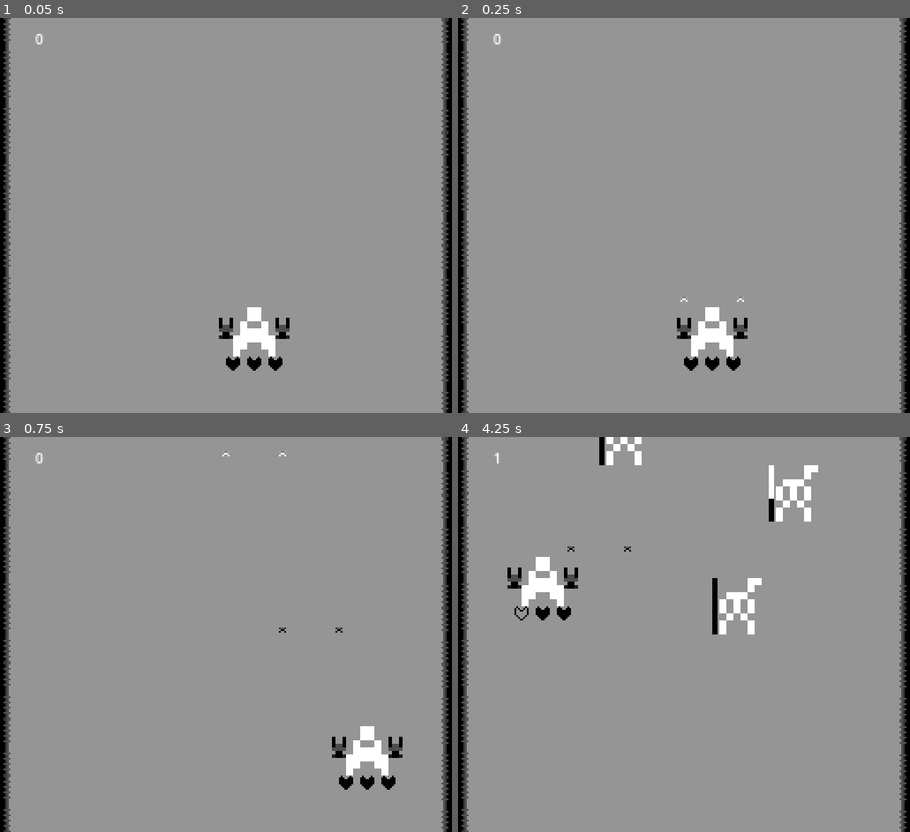
Above: before the commit, frames 1-4 (two rows, left to right).
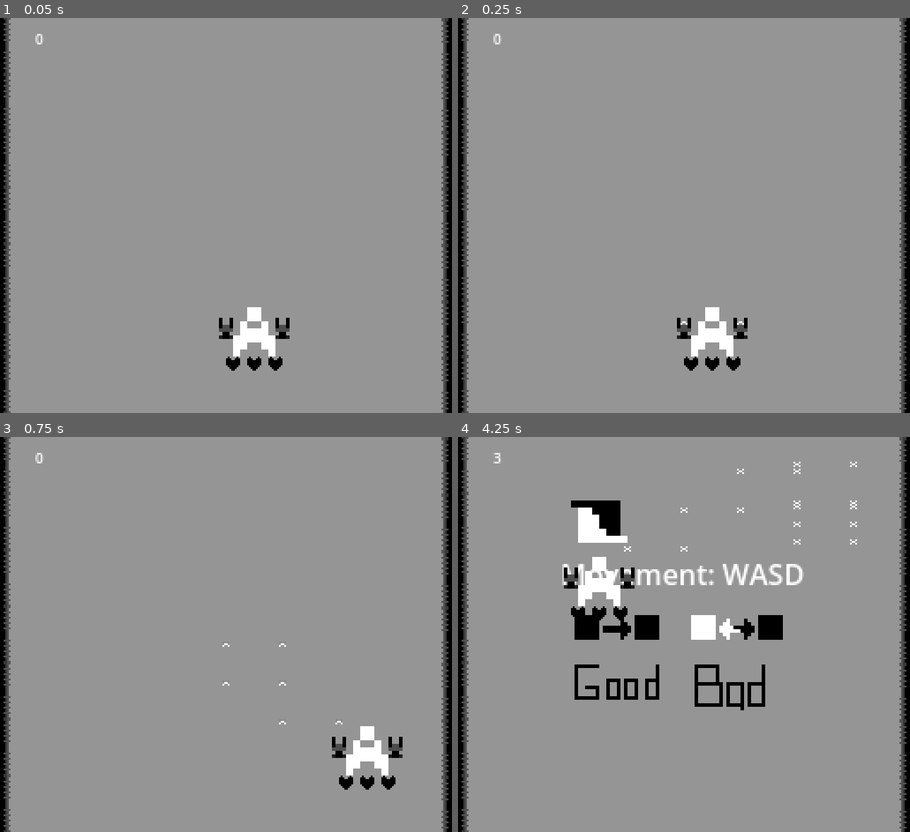
Above: after the commit, the same moments.

Repository: robotnik-dev/IGJ5
Game: Godot game, scene res://main.tscn
Two runs of this game, one before a commit and one after it. Both use one fixed random seed, a clock stepped at 60 frames per second and the inputs below.
Inputs:
- Up to frame 1 (0.05 s): no input
- Up to frame 2 (0.25 s): no input
- Up to frame 3 (0.75 s): tap Enter at 0.5 s; hold D (move_right) from 0.53 s (still down); hold Space (shoot) from 0.53 s (still down)
- Up to frame 4 (4.25 s): release D (move_right) at 1.28 s; release Space (shoot) at 1.28 s; hold S (move_down) 1.28-2.03 s; tap Space (shoot) at 1.35, 2.85 s; hold D (move_right) 2.03-2.78 s; hold Space (shoot) 2.03-2.78 s; tap Enter at 2.75 s; hold W (move_up) 2.78-3.53 s; hold A (move_left) from 3.53 s (still down); hold Space (shoot) from 3.53 s (still down); tap Escape (ui_cancel) at 4.15 s

Frame 1 is identical in both runs. In frame 2, less than 0.1% of the frame differs, in the area x 49-64%, y 70-78%; in frame 3, less than 0.1%; in frame 4, 8.6%, in the area x 7-89%, y 0-70%.

Commit message:
done ecxept start screen

Diff:
--- a/Enemies/enemy.gd
+++ b/Enemies/enemy.gd
@@ -8,14 +8,21 @@
 var current_map_pos: Vector2i
 
 var alignment: AlignmentComponent.Alignment:
-	get:
-		return alignment_component.alignment
 	set(value):
 		alignment = value
-		alignment_component.alignment = alignment
+		if alignment_component:
+			alignment_component.alignment = alignment
 
+func change_alignment() -> void:
+	match alignment:
+		AlignmentComponent.Alignment.WHITE:
+			alignment = AlignmentComponent.Alignment.BLACK
+		AlignmentComponent.Alignment.BLACK:
+			alignment = AlignmentComponent.Alignment.WHITE
 
 func _ready() -> void:
 	var start_pos = Playfield.local_to_map(global_position)
 	global_position = Playfield.map_to_local(start_pos)
 	current_map_pos = start_pos
+
+	self.alignment = alignment
--- a/Enemies/enemy_spawner.gd
+++ b/Enemies/enemy_spawner.gd
@@ -3,7 +3,14 @@
 var enemy_scene: PackedScene = preload("res://Enemies/enemy.tscn")
 
 @onready var spawn_line: PathFollow2D = $Path2D/SpawnLine
+@onready var spawn_timer: Timer = $SpawnTimer
+@onready var move_timer: Timer = $MoveTimer
 
+func _ready() -> void:
+	PlayerStats.score_changed.connect(_score_changed)
+
+func _score_changed(score: int) -> void:
+	move_timer.wait_time = (1.1 - PlayerStats.enemy_speed)
 
 func new_game() -> void:
 	for child in get_children():
@@ -12,11 +19,10 @@
 
 # ratio between 0 and 1
 func spawn_enemy_at_ratio(ratio: float) -> void:
-	var enemy = enemy_scene.instantiate()
+	var enemy = enemy_scene.instantiate() as Enemy
 	spawn_line.progress_ratio = ratio
-
 	enemy.global_position = spawn_line.global_position
-
+	enemy.alignment = Playfield.global_alignment
 	add_child(enemy)
 
 func move_all_enemies_down() -> void:
@@ -24,7 +30,6 @@
 
 	for enemy in enemies:
 		Playfield.move_enemy_to(enemy.current_map_pos + Vector2i.DOWN, enemy)
-
 
 func _on_spawn_timer_timeout() -> void:
 	spawn_enemy_at_ratio(randf())
--- a/Globals/player_stats.gd
+++ b/Globals/player_stats.gd
@@ -4,10 +4,27 @@
 
 var attack_speed = 5.0
 var move_speed = 0.3
-var decceleration = 15
-var acceleration = 40
+
+var bullet_damage: int = 1
+var bullet_speed: float = 100.0
+var bullet_size: float = 0.2
+var enemy_speed: float = 0.1:
+	set(value):
+		enemy_speed = clampf(value, 0.1, 1.0)
 
 var score: int = 0:
 	set(value):
 		score = value
 		score_changed.emit(score)
+
+		if score % 10 == 0:
+			bullet_size += 0.01
+
+		if score % 20 == 0:
+			bullet_speed += 10.0
+
+		if score % 40 == 0:
+			bullet_damage += 1
+
+		if score % 25 == 0:
+			enemy_speed += 0.1
--- a/Globals/playfield.gd
+++ b/Globals/playfield.gd
@@ -1,4 +1,6 @@
 extends TileMap
+
+signal enemy_alignment_changed
 
 var oob_right: int = 7
 var oob_left: int = 0
@@ -8,12 +10,27 @@
 var spawn_area_top_left: Vector2i = Vector2i(3, -5)
 var spawn_area_bottom_right: Vector2i = Vector2i(28, -4)
 
+var global_alignment: AlignmentComponent.Alignment = AlignmentComponent.Alignment.WHITE:
+	set(value):
+		global_alignment = value
+		enemy_alignment_changed.emit()
+
 # {entity: Node2D, map_pos: Vector2i}
 var occupied_cells: Dictionary = {}
 
 func _ready() -> void:
 	tile_set = TileSet.new()
 	tile_set.tile_size = Vector2i(32,32)
+
+func change_global_alignment() -> void:
+	var enemies = get_tree().get_nodes_in_group("Enemy")
+	for enemy in enemies:
+		enemy.change_alignment()
+	match global_alignment:
+		AlignmentComponent.Alignment.WHITE:
+			global_alignment = AlignmentComponent.Alignment.BLACK
+		AlignmentComponent.Alignment.BLACK:
+			global_alignment = AlignmentComponent.Alignment.WHITE
 
 func move_spaceship_to(map_pos: Vector2i, entity: Node2D) -> void:
 	var next_pos: Vector2i = map_pos
@@ -27,8 +44,9 @@
 	entity.current_map_pos = local_to_map(entity.global_position)
 
 func move_enemy_to(map_pos: Vector2i, enemy: Node2D) -> void:
-#	if map_pos in occupied_cells.values():
-#		print("occupied")
+	if map_pos in occupied_cells.values():
+		print("occupied")
+#		return
 
 	occupied_cells.erase(enemy)
 	enemy.global_position = map_to_local(map_pos)
--- /dev/null
+++ b/Help.gd
@@ -0,0 +1,6 @@
+extends Control
+
+func _unhandled_input(event: InputEvent) -> void:
+	if event.is_action_pressed("ui_cancel"):
+		get_tree().paused = !get_tree().paused
+		visible = !visible
--- /dev/null
+++ b/Pickup/pickup.gd
@@ -0,0 +1,15 @@
+extends Area2D
+class_name BWPickup
+
+func _ready() -> void:
+	var start_pos = Playfield.local_to_map(global_position)
+	global_position = Playfield.map_to_local(start_pos)
+
+func _on_area_entered(area: Area2D) -> void:
+	if area.owner is Spaceship:
+		area.owner.change_bullet_alignment()
+		PlayerStats.score += 5
+	elif area.owner is Enemy:
+		Playfield.change_global_alignment()
+
+	queue_free()
--- /dev/null
+++ b/Pickup/pickup.tscn
@@ -0,0 +1,20 @@
+[gd_scene load_steps=4 format=3 uid="uid://bxkh00vrx7rfy"]
+
+[ext_resource type="Script" path="res://Pickup/pickup.gd" id="1_cbceb"]
+[ext_resource type="Texture2D" uid="uid://bpt57dyf5coqr" path="res://Assets/pickup.png" id="1_sm3u2"]
+
+[sub_resource type="RectangleShape2D" id="RectangleShape2D_ohjdv"]
+
+[node name="Pickup" type="Area2D"]
+collision_layer = 0
+collision_mask = 6
+monitorable = false
+script = ExtResource("1_cbceb")
+
+[node name="Sprite2D" type="Sprite2D" parent="."]
+texture = ExtResource("1_sm3u2")
+
+[node name="CollisionShape2D" type="CollisionShape2D" parent="."]
+shape = SubResource("RectangleShape2D_ohjdv")
+
+[connection signal="area_entered" from="." to="." method="_on_area_entered"]
--- /dev/null
+++ b/Pickup/pickup_spawner.gd
@@ -0,0 +1,31 @@
+extends Node2D
+
+var pickUp: PackedScene = preload("res://Pickup/pickup.tscn")
+
+@onready var spawn_line: PathFollow2D = $Path2D/SpawnLine
+
+var gameover: bool = false
+
+func game_over() -> void:
+	gameover = true
+
+func new_game() -> void:
+	gameover = false
+	for child in get_children():
+		if child is BWPickup:
+			remove_child(child)
+
+# ratio between 0 and 1
+func spawn_at_ratio(ratio: float) -> void:
+	var pickup = pickUp.instantiate()
+	spawn_line.progress_ratio = ratio
+	pickup.global_position = spawn_line.global_position
+
+	add_child(pickup)
+
+func _on_pickup_timer_timeout() -> void:
+	if not gameover:
+		for child in get_children():
+			if child is BWPickup:
+				return
+		spawn_at_ratio(randf())
--- a/Spaceship/Guns/gun.gd
+++ b/Spaceship/Guns/gun.gd
@@ -2,9 +2,6 @@
 class_name Gun
 
 @export var bullet_alignment: AlignmentComponent.Alignment = AlignmentComponent.Alignment.WHITE
-@export var bullet_damage: int = 1
-@export var bullet_speed: float = 500.0
-@export var bullet_size: float = 0.2
 
 var bullet_scene = preload("res://Spaceship/Guns/Bullets/bullet.tscn")
 
@@ -15,9 +12,9 @@
 		global_position,
 		global_rotation,
 		bullet_alignment,
-		bullet_damage,
-		bullet_speed,
-		bullet_size
+		PlayerStats.bullet_damage,
+		PlayerStats.bullet_speed,
+		PlayerStats.bullet_size
 	)
 
 	add_child(bullet)
--- a/Spaceship/spaceship.gd
+++ b/Spaceship/spaceship.gd
@@ -8,8 +8,6 @@
 @onready var gun_2: Gun = $Guns/Gun2
 
 var alignment: AlignmentComponent.Alignment:
-	get:
-		return alignment_component.alignment
 	set(value):
 		alignment = value
 		alignment_component.alignment = alignment
@@ -57,6 +55,13 @@
 		Input.get_action_strength("move_down") - Input.get_action_strength("move_up")
 	)
 
+func change_ship_alignment() -> void:
+	match alignment:
+		AlignmentComponent.Alignment.WHITE:
+			alignment = AlignmentComponent.Alignment.BLACK
+		AlignmentComponent.Alignment.BLACK:
+			alignment = AlignmentComponent.Alignment.WHITE
+
 func change_bullet_alignment() -> void:
 	for child in guns.get_children():
 		match child.bullet_alignment:
--- a/main.gd
+++ b/main.gd
@@ -5,6 +5,9 @@
 @onready var gameover: Control = $UI/Gameover
 @onready var enemy_manager: Node2D = $EnemyManager
 @onready var spaceship_spawn: Marker2D = $SpaceshipSpawn
+@onready var pickup_spawner: Node2D = $PickupSpawner
+@onready var hud: Control = $UI/HUD
+@onready var help: Control = $UI/Help
 
 var spaceship: Spaceship
 
@@ -12,22 +15,20 @@
 	new_game()
 
 func game_over() -> void:
+	pickup_spawner.game_over()
 	gameover.show()
 
 func new_game() -> void:
-	if spaceship:
-		remove_child(spaceship)
 	PlayerStats.score = 0
 	gameover.hide()
 	enemy_manager.new_game()
+	pickup_spawner.new_game()
+	hud.show()
+
 	spaceship = spaceShip.instantiate() as Spaceship
 	spaceship.global_position = spaceship_spawn.global_position
 	add_child(spaceship)
-#	spaceship.alignment = AlignmentComponent.Alignment.BLACK
+
 
 func _on_new_game_pressed() -> void:
 	new_game()
-
-func _unhandled_input(event: InputEvent) -> void:
-	if event.is_action_pressed("shoot"):
-		spaceship.change_bullet_alignment()
--- a/main.tscn
+++ b/main.tscn
@@ -1,10 +1,14 @@
-[gd_scene load_steps=12 format=3 uid="uid://bah8nbyesoypk"]
+[gd_scene load_steps=17 format=3 uid="uid://bah8nbyesoypk"]
 
 [ext_resource type="Script" path="res://main.gd" id="1_fgtoa"]
 [ext_resource type="Texture2D" uid="uid://cxxumvsyhrxq2" path="res://Assets/background.png" id="2_jtqpq"]
 [ext_resource type="Script" path="res://score_label.gd" id="4_uokt7"]
 [ext_resource type="Script" path="res://bullet_despawn.gd" id="5_bsqyw"]
 [ext_resource type="Script" path="res://Enemies/enemy_spawner.gd" id="5_cpf8v"]
+[ext_resource type="Texture2D" uid="uid://bptvl0y8dk48v" path="res://Assets/same-good.png" id="5_eccvq"]
+[ext_resource type="Script" path="res://Help.gd" id="5_wujlb"]
+[ext_resource type="Texture2D" uid="uid://d3m3pq70u241y" path="res://Assets/bad.png" id="6_m2mrk"]
+[ext_resource type="Script" path="res://Pickup/pickup_spawner.gd" id="6_wdgpe"]
 
 [sub_resource type="TileSetAtlasSource" id="TileSetAtlasSource_nfkwr"]
 texture = ExtResource("2_jtqpq")
@@ -63,6 +67,12 @@
 [sub_resource type="RectangleShape2D" id="RectangleShape2D_pbmon"]
 size = Vector2(256, 20)
 
+[sub_resource type="Curve2D" id="Curve2D_yc2vv"]
+_data = {
+"points": PackedVector2Array(0, 0, 0, 0, 24, 16, 0, 0, 0, 0, 240, 16, 0, 0, 0, 0, 240, 208, 0, 0, 0, 0, 24, 208, 0, 0, 0, 0, 24, 40, 0, 0, 0, 0, 216, 40, 0, 0, 0, 0, 216, 184, 0, 0, 0, 0, 48, 184, 0, 0, 0, 0, 56, 64, 0, 0, 0, 0, 192, 64, 0, 0, 0, 0, 192, 160, 0, 0, 0, 0, 80, 152, 0, 0, 0, 0, 88, 88, 0, 0, 0, 0, 160, 96, 0, 0, 0, 0, 160, 128, 0, 0, 0, 0, 128, 128)
+}
+point_count = 16
+
 [node name="Main" type="Node" groups=["main"]]
 script = ExtResource("1_fgtoa")
 
@@ -109,6 +119,7 @@
 grow_vertical = 2
 
 [node name="HUD" type="Control" parent="UI"]
+visible = false
 layout_mode = 1
 anchors_preset = 15
 anchor_right = 1.0
@@ -158,8 +169,45 @@
 layout_mode = 2
 text = "New Game"
 
+[node name="Help" type="Control" parent="UI"]
+process_mode = 3
+visible = false
+layout_mode = 1
+anchors_preset = 15
+anchor_right = 1.0
+anchor_bottom = 1.0
+grow_horizontal = 2
+grow_vertical = 2
+script = ExtResource("5_wujlb")
+
+[node name="CenterContainer" type="CenterContainer" parent="UI/Help"]
+layout_mode = 1
+anchors_preset = 15
+anchor_right = 1.0
+anchor_bottom = 1.0
+grow_horizontal = 2
+grow_vertical = 2
+
+[node name="VBoxContainer" type="VBoxContainer" parent="UI/Help/CenterContainer"]
+layout_mode = 2
+
+[node name="Label" type="Label" parent="UI/Help/CenterContainer/VBoxContainer"]
+layout_mode = 2
+text = "Movement: WASD"
+
+[node name="HBoxContainer" type="HBoxContainer" parent="UI/Help/CenterContainer/VBoxContainer"]
+layout_mode = 2
+
+[node name="TextureRect" type="TextureRect" parent="UI/Help/CenterContainer/VBoxContainer/HBoxContainer"]
+layout_mode = 2
+texture = ExtResource("5_eccvq")
+
+[node name="TextureRect2" type="TextureRect" parent="UI/Help/CenterContainer/VBoxContainer/HBoxContainer"]
+layout_mode = 2
+texture = ExtResource("6_m2mrk")
+
 [node name="BulletDespawn" type="Area2D" parent="."]
-position = Vector2(128, -104)
+position = Vector2(128, -8)
 collision_layer = 0
 collision_mask = 8
 monitorable = false
@@ -167,9 +215,23 @@
 
 [node name="CollisionShape2D" type="CollisionShape2D" parent="BulletDespawn"]
 shape = SubResource("RectangleShape2D_pbmon")
+
+[node name="PickupSpawner" type="Node2D" parent="."]
+script = ExtResource("6_wdgpe")
+
+[node name="PickupTimer" type="Timer" parent="PickupSpawner"]
+wait_time = 4.0
+autostart = true
+
+[node name="Path2D" type="Path2D" parent="PickupSpawner"]
+curve = SubResource("Curve2D_yc2vv")
+
+[node name="SpawnLine" type="PathFollow2D" parent="PickupSpawner/Path2D"]
+position = Vector2(24, 16)
 
 [connection signal="timeout" from="EnemyManager/SpawnTimer" to="EnemyManager" method="_on_spawn_timer_timeout"]
 [connection signal="timeout" from="EnemyManager/MoveTimer" to="EnemyManager" method="_on_move_timer_timeout"]
 [connection signal="area_exited" from="EnemyManager/DespawnArea" to="EnemyManager" method="_on_despawn_area_area_exited"]
 [connection signal="pressed" from="UI/Gameover/CenterContainer/VBoxContainer/NewGame" to="." method="_on_new_game_pressed"]
 [connection signal="area_entered" from="BulletDespawn" to="BulletDespawn" method="_on_area_entered"]
+[connection signal="timeout" from="PickupSpawner/PickupTimer" to="PickupSpawner" method="_on_pickup_timer_timeout"]
--- a/project.godot
+++ b/project.godot
@@ -63,3 +63,4 @@
 2d_physics/layer_2="Spaceship"
 2d_physics/layer_3="Enemies"
 2d_physics/layer_4="Bullets"
+2d_physics/layer_5="Pickup"
Binary file added: Assets/bad.aseprite
Binary file added: Assets/bad.png
Not shown, added: Assets/bad.png.import
Binary file added: Assets/pickup.png
Not shown, added: Assets/pickup.png.import
Binary file added: Assets/same-good.png
Not shown, added: Assets/same-good.png.import
